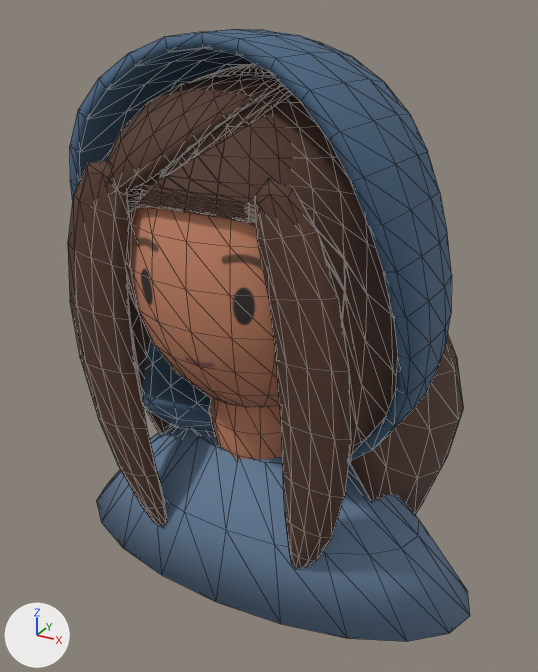
One commit to the glTF model assets/studies/traveller_painted.glb: the scene before it, then after it.
Both versions are drawn from a 50 mm camera at (1.5, -2.59, 3.42) aimed at (-0.02, 0.18, 2.03). Arrows for +X, +Y and +Z are at lower left; the lights stay in place. The picture after the commit comes second. Mesh edges are drawn as thin lines. Vertices at exactly the same position are counted once.

Names of what the first picture shows: 'HairCap.Long', 'HairFringe.L.Long', 'HairFringe.R.Long', 'HairLock.L.Long', 'HairLock.R.Long', 'Head', 'Hood', 'Neck', 'TravellerBody'.
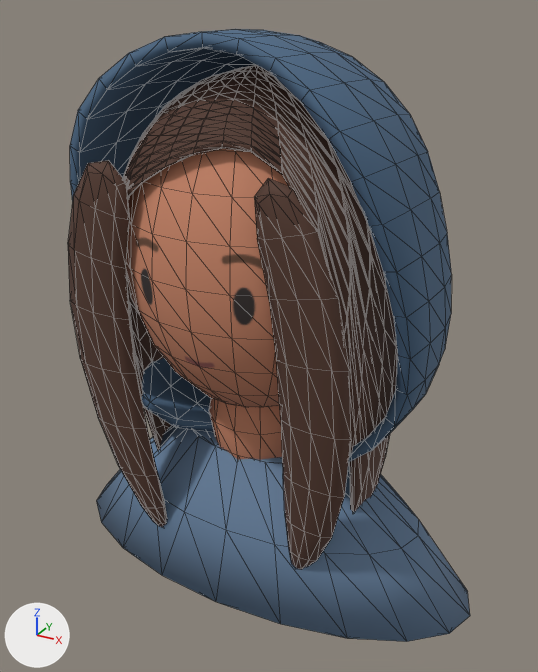
Where the change shows, as pixel boxes (x1, y1, x2, y2) in the pictures (538 x 672 px):
'HairCap.Long', reshaped (19% narrower): before (126, 63, 464, 514); after (123, 65, 398, 512)
'HairFringe.L.Long', deleted (brown): before (106, 75, 283, 193)
'HairFringe.R.Long', deleted: before (160, 85, 292, 177)

What changed in the scene script:
```text
Change me_haircap_long:
    used by ob_haircap_long; location = (0.0, 0.0, 0.0)
    remove me_haircap_long.from_pydata(...)  # 834 vertices, 1664 faces; spans x -0.8..0.8, y -0.47..0.98, z 1.02..3.23
    add me_haircap_long.from_pydata(...)  # 834 vertices, 1664 faces; spans x -0.63..0.63, y -0.42..0.59, z 1.02..3.22
    me_haircap_long part 1: 821 of 834 vertices moved; they spanned x -0.8..0.8, y -0.47..0.98, z 1.02..3.23 and now span x -0.63..0.63, y -0.42..0.59, z 1.02..3.22; mean shift (0.0, -0.05, -0.19); largest move (-0.53, 0.24, 2.78) -> (-0.58, 0.25, 2.13)
Remove ob_hairfringe_l_long:
    ob_hairfringe_l_long = bpy.data.objects.new('HairFringe.L.Long', me_hairfringe_l_long)
    ob_hairfringe_l_long.location = (0.0, 0.0, 0.0)
Remove ob_hairfringe_r_long:
    ob_hairfringe_r_long = bpy.data.objects.new('HairFringe.R.Long', me_hairfringe_r_long)
    ob_hairfringe_r_long.location = (0.0, 0.0, 0.0)
```
